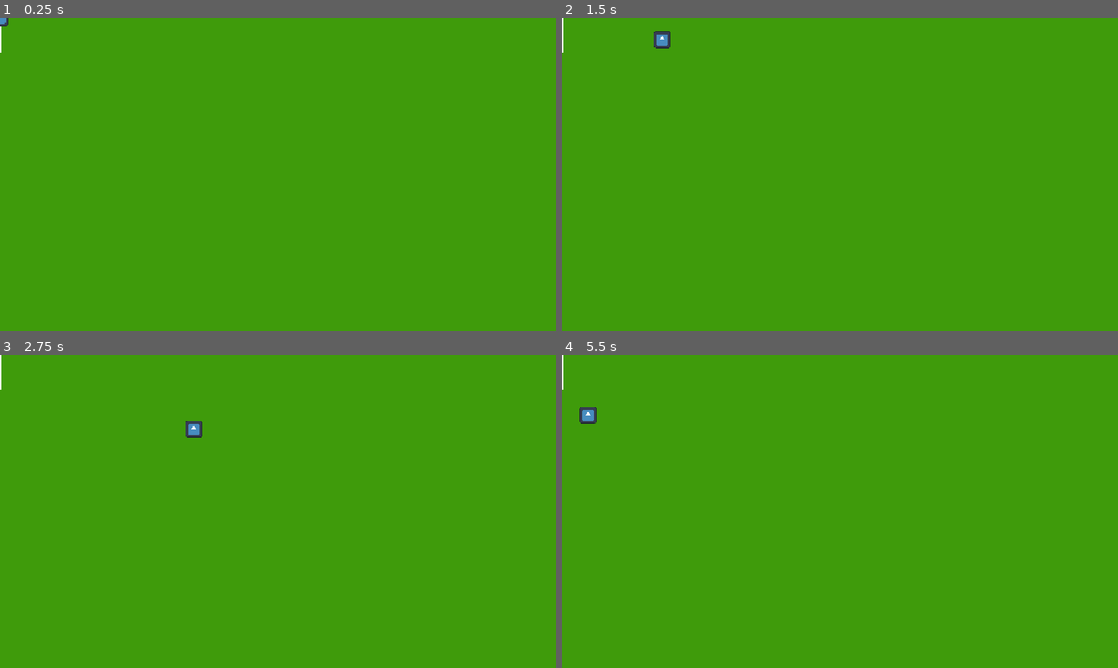
Above: before the commit, frames 1-4 (two rows, left to right).
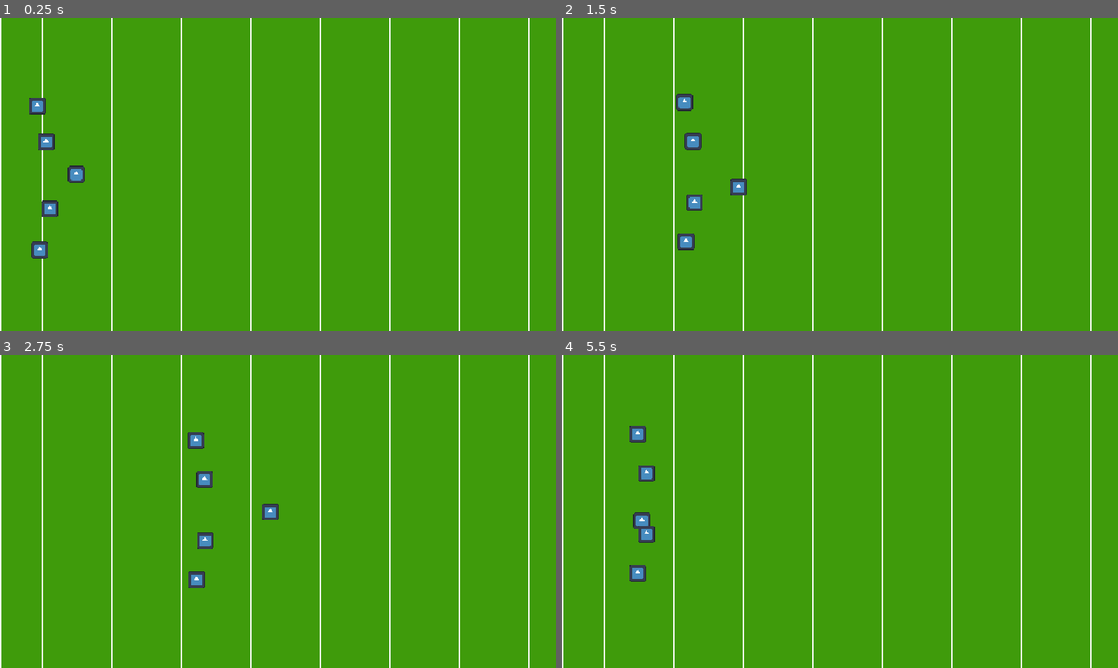
Above: after the commit, the same moments.

Repository: 24143-maker/11DIT_ASSIGMENT
Game: Godot game, scene res://scenes/match/match.tscn
Two runs of this game, one before a commit and one after it. Both use one fixed random seed, a clock stepped at 60 frames per second and the inputs below. The engine's default icon, where the game draws it, is replaced by a stand-in: a white triangle on a blue panel in a dark square.
Inputs:
- Up to frame 1 (0.25 s): no input
- Up to frame 2 (1.5 s): hold D (move_right) 0.53-1.28 s; hold Shift (sprint) 0.53-1.28 s; hold S (move_down) from 1.28 s (still down); tap Shift (sprint) at 1.35 s
- Up to frame 3 (2.75 s): release S (move_down) at 2.03 s; hold D (move_right) from 2.03 s (still down); hold Shift (sprint) from 2.03 s (still down)
- Up to frame 4 (5.5 s): release D (move_right) at 2.78 s; release Shift (sprint) at 2.78 s; hold W (move_up) 2.78-3.53 s; tap Shift (sprint) at 2.85, 4.35 s; hold Shift (sprint) 3.53-4.28 s; hold A (move_left) 3.53-5.03 s; hold S (move_down) from 5.03 s (still down); hold Shift (sprint) from 5.03 s (still down)

The runs differ from the first frame. In frame 1, 3.0% of the frame differs, in the area x 0-96%, y 0-100%; in frame 2, 3.2%; in frame 3, 3.1%; in frame 4, 3.2%.

Commit message:
attacking teammates added
attacking teammates added, field complete with collision shape boundaries and lines marked out

Diff:
--- a/project.godot
+++ b/project.godot
@@ -10,7 +10,7 @@
 
 [application]
 
-config/name="11DIT_ASESSMENT"
+config/name="11dit Assigment"
 run/main_scene="uid://b743blvwst0tc"
 config/features=PackedStringArray("4.6", "GL Compatibility")
 
--- /dev/null
+++ b/scenes/entities/teammate.tscn
@@ -0,0 +1,17 @@
+[gd_scene format=3 uid="uid://b3nwy8eq4sgel"]
+
+[ext_resource type="Script" uid="uid://ch53vcx5b0lr0" path="res://scripts/teammate.gd" id="1_mdaok"]
+[ext_resource type="Texture2D" uid="uid://b2oxjslunyyq7" path="res://icon.svg" id="2_e8ag3"]
+
+[sub_resource type="CircleShape2D" id="CircleShape2D_08t41"]
+radius = 8.0
+
+[node name="Teammate" type="CharacterBody2D" unique_id=886370576]
+script = ExtResource("1_mdaok")
+
+[node name="Sprite2D" type="Sprite2D" parent="." unique_id=934102241]
+scale = Vector2(0.15, 0.15)
+texture = ExtResource("2_e8ag3")
+
+[node name="CollisionShape2D" type="CollisionShape2D" parent="." unique_id=1197853573]
+shape = SubResource("CircleShape2D_08t41")
--- a/scenes/match/match.tscn
+++ b/scenes/match/match.tscn
@@ -1,21 +1,157 @@
 [gd_scene format=3 uid="uid://b743blvwst0tc"]
 
-[ext_resource type="Script" uid="uid://cbdnwl60k2s54" path="res://scripts/match.gd" id="1_klj7n"]
+[ext_resource type="Script" uid="uid://b8bsyh75scsip" path="res://scripts/match.gd" id="1_klj7n"]
 [ext_resource type="PackedScene" uid="uid://do1pjcvnfwqj" path="res://scenes/entities/player.tscn" id="1_yqfj7"]
+[ext_resource type="PackedScene" uid="uid://b3nwy8eq4sgel" path="res://scenes/entities/teammate.tscn" id="3_h1ndw"]
 
-[node name="Match" type="Node2D" unique_id=661084551]
+[sub_resource type="RectangleShape2D" id="RectangleShape2D_nudob"]
+size = Vector2(896, 16)
+
+[sub_resource type="RectangleShape2D" id="RectangleShape2D_klj7n"]
+size = Vector2(16, 544)
+
+[node name="Match" type="Node2D" unique_id=661084551 groups=["attackers"]]
 script = ExtResource("1_klj7n")
 
-[node name="ColorRect" type="ColorRect" parent="." unique_id=858705389]
+[node name="grass" type="ColorRect" parent="." unique_id=858705389]
 offset_right = 896.0
 offset_bottom = 544.0
 color = Color(0.24705882, 0.60784316, 0.043137256, 1)
 
 [node name="FieldLines" type="Node2D" parent="." unique_id=36688010]
 
-[node name="ColorRect" type="ColorRect" parent="FieldLines" unique_id=1318465744]
-offset_right = 2.0
-offset_bottom = 40.0
+[node name="left_tryline" type="ColorRect" parent="FieldLines" unique_id=1568505781]
+offset_left = 48.0
+offset_right = 50.0
+offset_bottom = 544.0
 rotation = 0.00046614
 
-[node name="Player" parent="." unique_id=886370576 instance=ExtResource("1_yqfj7")]
+[node name="right_tryline" type="ColorRect" parent="FieldLines" unique_id=94120219]
+offset_left = 848.0
+offset_right = 850.0
+offset_bottom = 544.0
+rotation = 0.00046614
+
+[node name="halfway" type="ColorRect" parent="FieldLines" unique_id=1379277069]
+offset_left = 448.0
+offset_right = 450.0
+offset_bottom = 544.0
+rotation = 0.00046614
+
+[node name="top_sideline" type="ColorRect" parent="FieldLines" unique_id=1991193441]
+offset_left = 896.0
+offset_top = 3.916025e-05
+offset_right = 898.0
+offset_bottom = 896.00006
+rotation = 1.5707964
+
+[node name="bottom_sideline" type="ColorRect" parent="FieldLines" unique_id=70741919]
+offset_left = 896.0
+offset_top = 542.0
+offset_right = 898.0
+offset_bottom = 1438.0
+rotation = 1.5707964
+
+[node name="left_dead_ball_line" type="ColorRect" parent="FieldLines" unique_id=1799851695]
+offset_right = 1.9999983
+offset_bottom = 544.0
+rotation = 0.00046614
+
+[node name="right_dead_ball_line" type="ColorRect" parent="FieldLines" unique_id=1873768467]
+offset_left = 896.0
+offset_right = 898.0
+offset_bottom = 544.0
+rotation = 0.00046614
+
+[node name="left_10" type="ColorRect" parent="FieldLines" unique_id=2042509486]
+offset_left = 128.00002
+offset_right = 130.00002
+offset_bottom = 544.0
+rotation = 0.00046614
+
+[node name="left_20" type="ColorRect" parent="FieldLines" unique_id=1606612445]
+offset_left = 208.00003
+offset_right = 210.00003
+offset_bottom = 544.0
+rotation = 0.00046614
+
+[node name="left_30" type="ColorRect" parent="FieldLines" unique_id=2004346264]
+offset_left = 288.0
+offset_right = 290.0
+offset_bottom = 544.0
+rotation = 0.00046614
+
+[node name="left_40" type="ColorRect" parent="FieldLines" unique_id=1837904270]
+offset_left = 368.0
+offset_right = 370.0
+offset_bottom = 544.0
+rotation = 0.00046614
+
+[node name="right_40" type="ColorRect" parent="FieldLines" unique_id=160414088]
+offset_left = 528.0
+offset_right = 530.0
+offset_bottom = 544.0
+rotation = 0.00046614
+
+[node name="right_30" type="ColorRect" parent="FieldLines" unique_id=284673249]
+offset_left = 608.0
+offset_right = 610.0
+offset_bottom = 544.0
+rotation = 0.00046614
+
+[node name="right_20" type="ColorRect" parent="FieldLines" unique_id=887127462]
+offset_left = 688.0
+offset_right = 690.0
+offset_bottom = 544.0
+rotation = 0.00046614
+
+[node name="right_10" type="ColorRect" parent="FieldLines" unique_id=1183231984]
+offset_left = 767.99994
+offset_right = 769.99994
+offset_bottom = 544.0
+rotation = 0.00046614
+
+[node name="line_collisions" type="StaticBody2D" parent="." unique_id=284806744]
+position = Vector2(16, 0)
+
+[node name="top_line" type="CollisionShape2D" parent="line_collisions" unique_id=826770623]
+position = Vector2(432, -8)
+shape = SubResource("RectangleShape2D_nudob")
+
+[node name="bottom_line" type="CollisionShape2D" parent="line_collisions" unique_id=1490632271]
+position = Vector2(432, 552)
+shape = SubResource("RectangleShape2D_nudob")
+
+[node name="left_line" type="CollisionShape2D" parent="line_collisions" unique_id=1158513913]
+position = Vector2(-24, 272)
+shape = SubResource("RectangleShape2D_klj7n")
+
+[node name="right_line" type="CollisionShape2D" parent="line_collisions" unique_id=2007817416]
+position = Vector2(890, 272)
+shape = SubResource("RectangleShape2D_klj7n")
+
+[node name="Player" parent="." unique_id=886370576 groups=["attackers"] instance=ExtResource("1_yqfj7")]
+position = Vector2(88, 214)
+
+[node name="Camera2D" type="Camera2D" parent="Player" unique_id=1388044688]
+limit_left = 0
+limit_top = 0
+limit_right = 898
+limit_bottom = 544
+position_smoothing_enabled = true
+
+[node name="Teammate" parent="." unique_id=153971183 groups=["attackers"] instance=ExtResource("3_h1ndw")]
+position = Vector2(18, 143)
+support_offset = Vector2(-40, -80)
+
+[node name="Teammate2" parent="." unique_id=153227991 groups=["attackers"] instance=ExtResource("3_h1ndw")]
+position = Vector2(50, 175)
+support_offset = Vector2(-30, -35)
+
+[node name="Teammate3" parent="." unique_id=712178117 groups=["attackers"] instance=ExtResource("3_h1ndw")]
+position = Vector2(55, 271)
+support_offset = Vector2(-30, 35)
+
+[node name="Teammate4" parent="." unique_id=1475885666 groups=["attackers"] instance=ExtResource("3_h1ndw")]
+position = Vector2(38, 326)
+support_offset = Vector2(-40, 80)
--- /dev/null
+++ b/scripts/field.gd
@@ -0,0 +1,16 @@
+extends Node2D
+class_name Field
+
+const METRE: float = 8.0          # 1 metre = 8 pixels
+const FIELD_LEFT: float = 48.0    # left try line
+const FIELD_RIGHT: float = 848.0  # right try line
+const FIELD_TOP: float = 0.0
+const FIELD_BOTTOM: float = 544.0
+const INGOAL_DEPTH: float = 48.0  # 6 metres
+
+static func metres_to_pixels(m: float) -> float:
+	return m * METRE
+
+# How many metres from the right try line is this position?
+static func metres_out(pos: Vector2) -> float:
+	return (FIELD_RIGHT - pos.x) / METRE
--- a/scripts/match.gd
+++ b/scripts/match.gd
@@ -1,11 +1,8 @@
 extends Node2D
 
+@onready var player: Player = $Player
 
-# Called when the node enters the scene tree for the first time.
 func _ready() -> void:
-	pass # Replace with function body.
-
-
-# Called every frame. 'delta' is the elapsed time since the previous frame.
-func _process(delta: float) -> void:
-	pass
+	for mate in get_tree().get_nodes_in_group("attackers"):
+		if mate is Teammate:
+			mate.ball_carrier = player
--- /dev/null
+++ b/scripts/teammate.gd
@@ -0,0 +1,27 @@
+extends CharacterBody2D
+class_name Teammate
+
+@export var base_speed: float = 105.0
+@export var support_offset: Vector2 = Vector2(-40, -60)  # behind and to one side
+
+var ball_carrier: Node2D = null
+
+func _physics_process(_delta: float) -> void:
+	if ball_carrier == null:
+		return
+
+	var target: Vector2 = ball_carrier.global_position + support_offset
+
+	# Keep them on the field
+	target.x = clamp(target.x, Field.FIELD_LEFT, Field.FIELD_RIGHT)
+	target.y = clamp(target.y, 16.0, Field.FIELD_BOTTOM - 16.0)
+
+	var to_target: Vector2 = target - global_position
+
+	# Only move if we're meaningfully far away — stops the jitter
+	if to_target.length() > 6.0:
+		velocity = to_target.normalized() * base_speed
+	else:
+		velocity = Vector2.ZERO
+
+	move_and_slide()
Not shown, added: scripts/field.gd.uid
Not shown, changed: scripts/match.gd.uid
Not shown, added: scripts/teammate.gd.uid
